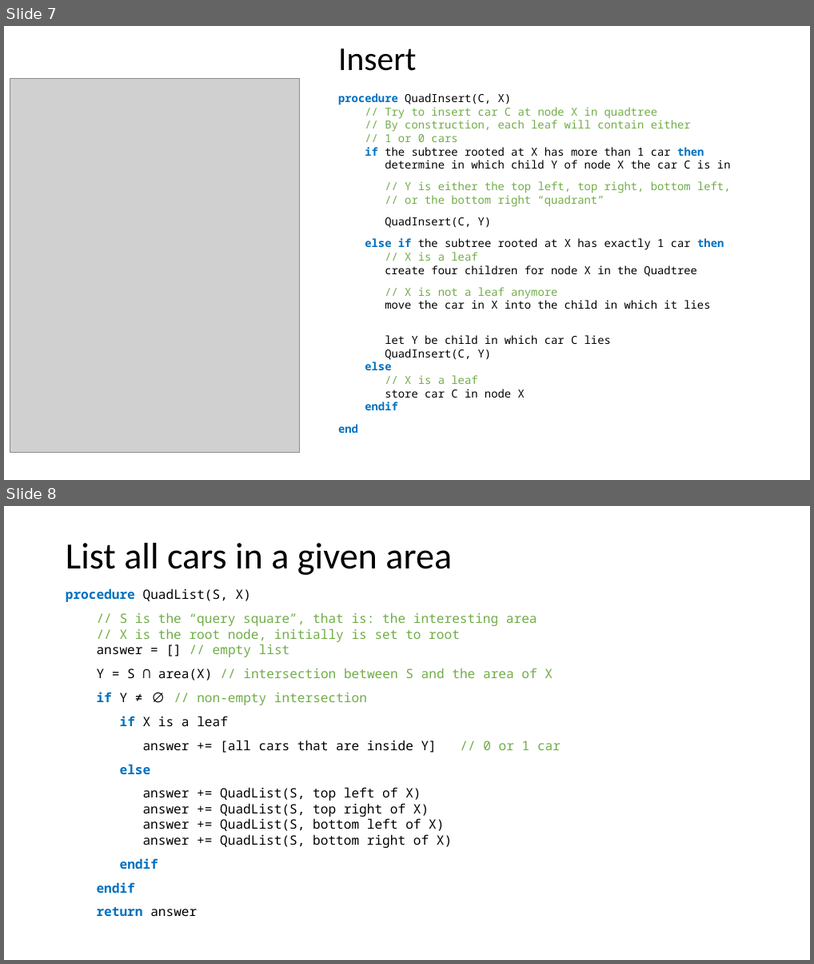
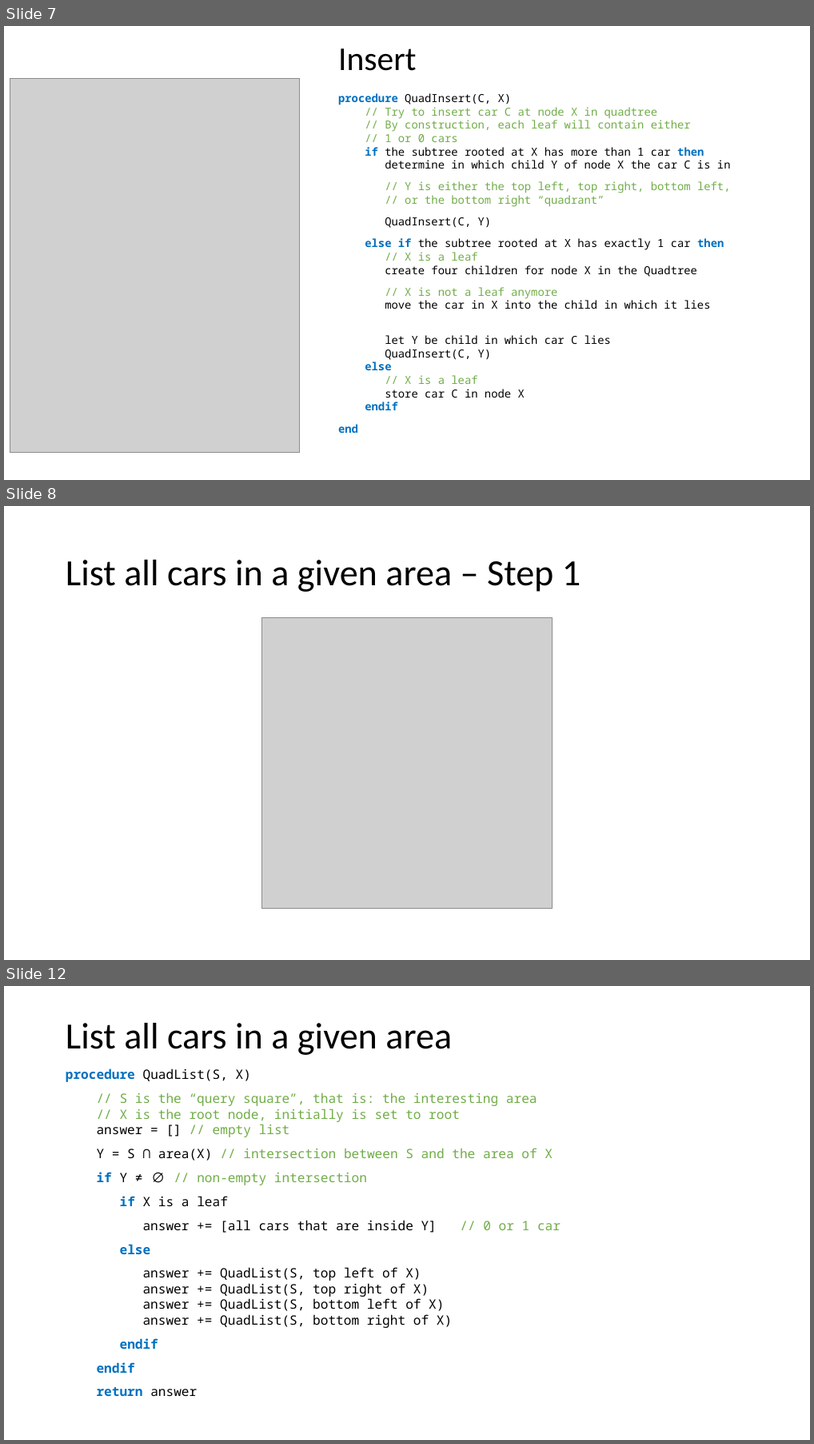
Before and after one commit to battuzz/SWENG-Power-EnJoy, a slide deck: Presentations/DD_presentation.pptx. Shown one above the other, each under a label of ours: slides 7 and 8 before the commit, slides 7, 8 and 12 after it; the slides between them are not shown. The pictures are 814x964 and 814x1444 pixels, drawn with LibreOffice and Linux fonts; fonts in the diff are those of the drawing; grey boxes stand for pictures. Boxes give left, top, right and bottom in pixels: in the first picture for what was removed or moved away, otherwise in the second. Text is boxed around its words. In the diff, an @@ line names an element or a change of style, - is before the commit and + after.

Commit message:
Added car list images to presentation

```diff
--- a/Presentations/DD_presentation.pptx
+++ b/Presentations/DD_presentation.pptx
@@ slide 8 added at <box>4,506,810,960</box>, background #FFFFFF @@
@@ title added at <box>66,560,581,592</box>, 44 pt, text #000000 @@
+List all cars in a given area – Step 1
@@ picture added at <box>262,618,552,908</box> @@
@@ what was slide 8 is now slide 12 @@
```
Also in this commit, not shown: 1 slide changed, 3 other slides added, 10 other files.
